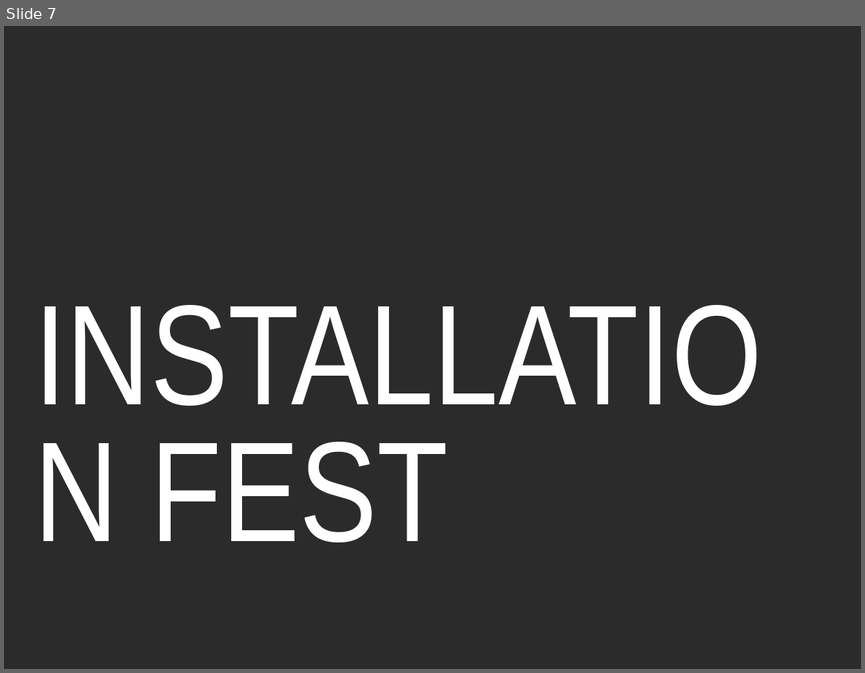
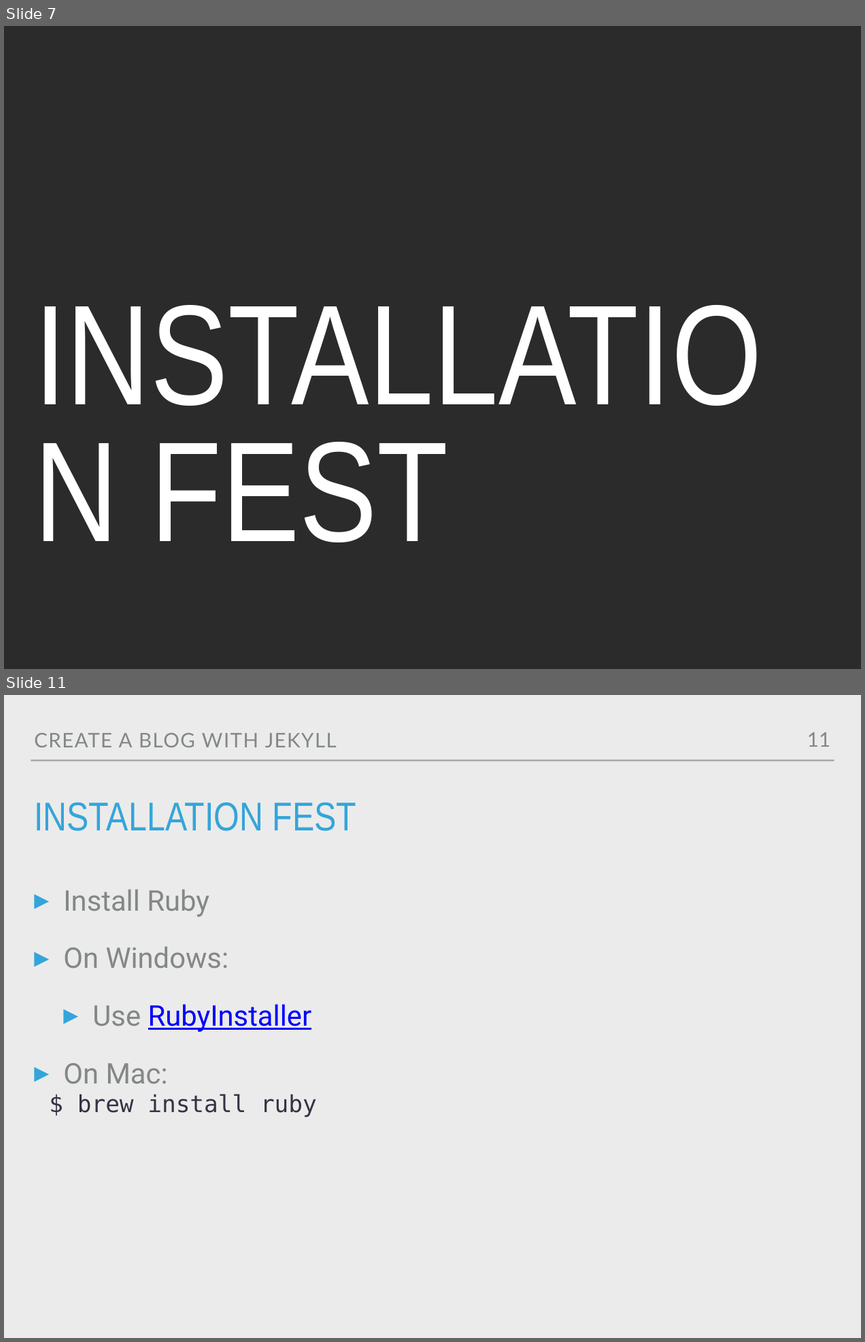
Before and after one commit to M0nica/codeland-workshop, a slide deck: codeland2018.pptx. Shown one above the other, each under a label of ours: slide 7 before the commit, slides 7 and 11 after it; the slides between them are not shown. The pictures are 865x673 and 865x1342 pixels, drawn with LibreOffice and Linux fonts; fonts in the diff are those of the drawing; background and template pictures are left out; a plain dark background stands for a picture behind light text. Boxes give left, top, right and bottom in pixels: in the first picture for what was removed or moved away, otherwise in the second. Text is boxed around its words. In the diff, an @@ line names an element or a change of style, - is before the commit and + after.

```diff
--- a/codeland2018.pptx
+++ b/codeland2018.pptx
@@ slide 11 added at (4, 695, 861, 1338), background #EBEBEB @@
@@ text added at (34, 733, 337, 747), 24 pt, text #838787 @@
+CREATE A BLOG WITH JEKYLL
@@ page number added at (807, 732, 830, 747), 24 pt, text #838787 @@
+11
@@ line added from (31, 761) to (834, 761), #A6AAA9 2 pt @@
@@ title added at (34, 802, 357, 831), 48 pt, text #34A5DA @@
+INSTALLATION FEST
@@ text added at (63, 889, 317, 1117), 34 pt, text #838787 @@
+▸ Install Ruby
+▸ On Windows:
+  ▸ Use RubyInstaller
+▸ On Mac:
+  $ brew install ruby
```
Also in this commit, not shown: 7 slides changed, 5 other slides added, 1 other file.
